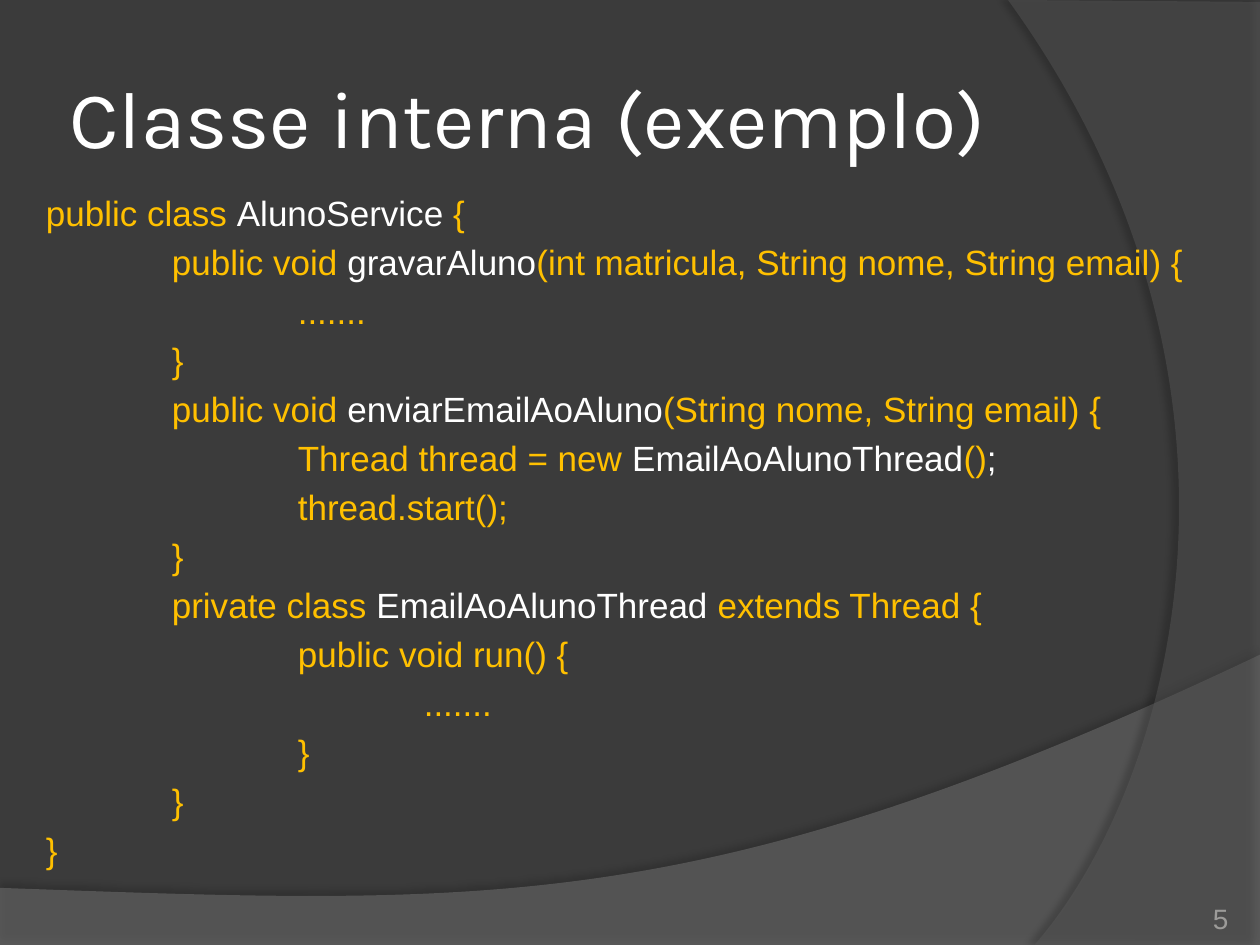
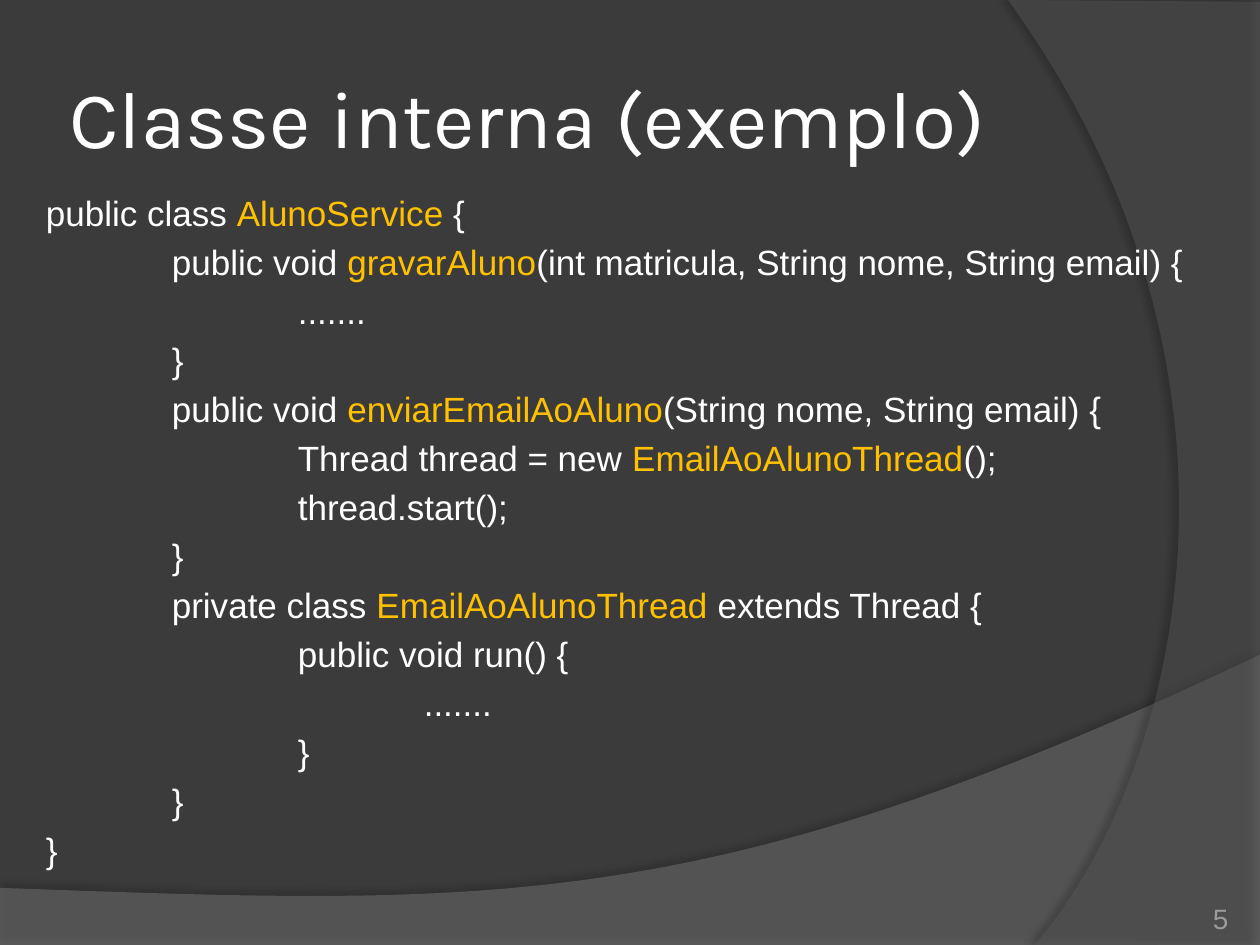
Before and after one commit to duchesqui/slzvieira-training, a slide deck: slide 5 of trunk/2-Java-Programmer-Modulo-II/01.Capitulo01.pptx. Drawn at 1260x945 pixels with LibreOffice and Linux fonts; fonts in the diff are those of the drawing. Boxes give left, top, right and bottom in pixels: in the first picture for what was removed or moved away, otherwise in the second. Text is boxed around its words. In the diff, an @@ line names an element or a change of style, - is before the commit and + after.

Commit message:
Ajustes de marcação de código exemplo. Texto comum branco, texto destaque amarelo.

```diff
--- a/trunk/2-Java-Programmer-Modulo-II/01.Capitulo01.pptx
+++ b/trunk/2-Java-Programmer-Modulo-II/01.Capitulo01.pptx
@@ text "public class AlunoService {" at [46, 200, 1161, 674]: text colour #FFC000 to #FFFFFF in "public class {", "public void gravarAluno(int matricula, String nome, String ...", ".......", "}" and 10 more places; text colour #FFFFFF to #FFC000 in "AlunoService", "gravarAluno(int", "enviarEmailAoAluno(String", "EmailAoAlunoThread();" and 1 more places @@
```
Also in this commit, not shown: 9 other slides changed, 11 other files.
